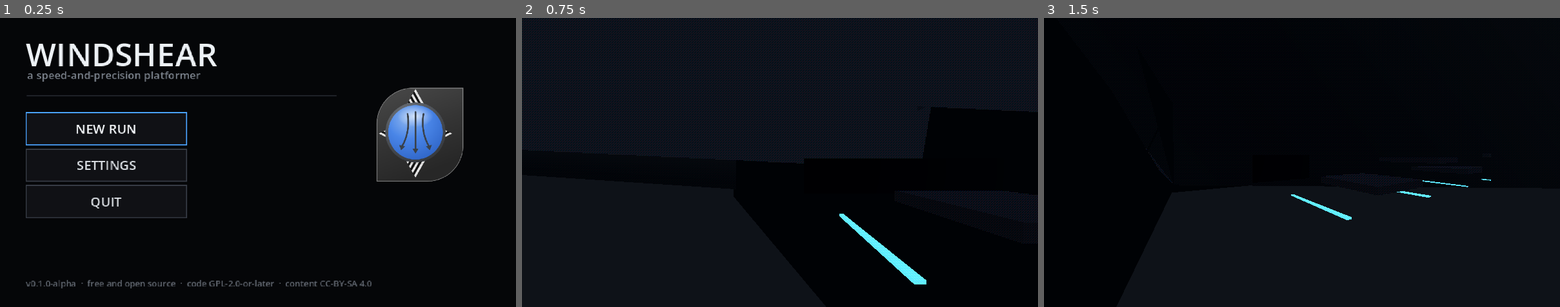
Above: before the commit, frames 1-3 (left to right).
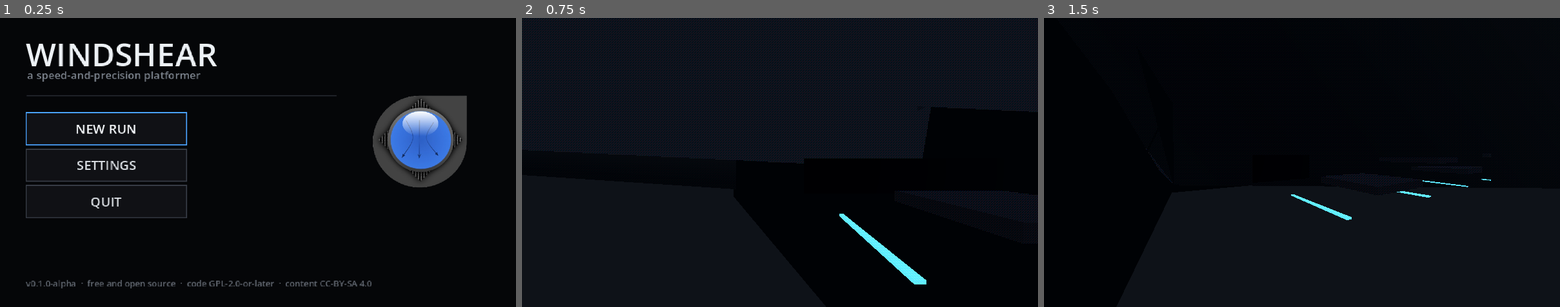
Above: after the commit, the same moments.

Repository: glossyxp-dot/windshear
Game: Godot game, scene res://ui/main_menu/main_menu.tscn
The game is run twice, just before and just after one commit, with the same random seed, the same clock (stepped at 60 frames per second) and the same inputs.
Inputs (mouse positions are in pixels of both pictures, inside the frame that each line leads up to):
- Up to frame 1 (0.25 s): no input
- Up to frame 2 (0.75 s): click "NEW RUN" at 0.5 s
- Up to frame 3 (1.5 s): tap Enter at 1.25 s; move the mouse to (1415, 148) at 1.27 s; hold D (move_right) from 1.28 s (still down); right-click (1415, 148) at 1.35 s; click (1415, 148) at 1.42 s

The runs differ from the first frame. In frame 1, 3.2% of the frame differs, in the area x 72-91%, y 24-59%; in frame 2, nothing differs; in frame 3, nothing differs.

Commit message:
WindShear: the icon is the original picture again
assets/icon.png is now the picture the designer made, copied in byte for byte from their own file. The previous PNG and the SVG were a redrawn version of it, and tools/make_icon.py was the script that drew them, so that script is gone: nothing in the project writes the icon any more.\n\nThe project icon and the menu title art now point at the PNG. The SVG went with it, because a traced copy of a painted icon is not the same picture and keeping it around would only invite the wrong one to be used by accident.\n\nThe documents say the icon is the designer's own art and that nothing regenerates it.

Diff:
--- a/assets/icon.svg
+++ /dev/null
@@ -1,297 +0,0 @@
-<svg xmlns="http://www.w3.org/2000/svg" width="512" height="512" viewBox="0 0 512 512">
-  <defs>
-    <linearGradient id="plate" x1="0" y1="0" x2="0.35" y2="1">
-      <stop offset="0" stop-color="#4a4a4a"/>
-      <stop offset="0.55" stop-color="#353535"/>
-      <stop offset="1" stop-color="#272727"/>
-    </linearGradient>
-    <radialGradient id="ring" cx="0.38" cy="0.28" r="0.85">
-      <stop offset="0" stop-color="#787d83"/>
-      <stop offset="0.55" stop-color="#4d5157"/>
-      <stop offset="1" stop-color="#2f3236"/>
-    </radialGradient>
-    <radialGradient id="glass" cx="0.36" cy="0.24" r="0.92">
-      <stop offset="0" stop-color="#8fb7ef"/>
-      <stop offset="0.42" stop-color="#4a86e8"/>
-      <stop offset="1" stop-color="#2a5fc2"/>
-    </radialGradient>
-    <radialGradient id="shine" cx="0.5" cy="0.5" r="0.5">
-      <stop offset="0" stop-color="#ffffff" stop-opacity="0.72"/>
-      <stop offset="0.7" stop-color="#dbe9ff" stop-opacity="0.25"/>
-      <stop offset="1" stop-color="#ffffff" stop-opacity="0"/>
-    </radialGradient>
-  </defs>
-  <path d="M 442 16 L 442 262 A 152 152 0 0 1 290 414 L 76 414 L 76 168 A 152 152 0 0 1 228 16 Z" fill="url(#plate)"/>
-  <path d="M 442 16 L 442 262 A 152 152 0 0 1 290 414 L 76 414 L 76 168 A 152 152 0 0 1 228 16 Z" fill="none" stroke="#cfcfcf" stroke-width="2.5" stroke-opacity="0.55" stroke-linejoin="round"/>
-  <g>
-    <polygon points="240,20 234.5,29.75 245.5,29.75" fill="#e9e9e9"/>
-    <polygon points="234.5,29.75 229,39.5 240,39.5" fill="#141414"/>
-    <polygon points="245.5,29.75 240,39.5 251,39.5" fill="#e9e9e9"/>
-    <polygon points="234.5,29.75 245.5,29.75 240,39.5" fill="#e9e9e9"/>
-    <polygon points="229,39.5 223.5,49.25 234.5,49.25" fill="#e9e9e9"/>
-    <polygon points="240,39.5 234.5,49.25 245.5,49.25" fill="#141414"/>
-    <polygon points="251,39.5 245.5,49.25 256.5,49.25" fill="#e9e9e9"/>
-    <polygon points="229,39.5 240,39.5 234.5,49.25" fill="#141414"/>
-    <polygon points="240,39.5 251,39.5 245.5,49.25" fill="#e9e9e9"/>
-    <polygon points="223.5,49.25 218,59 229,59" fill="#141414"/>
-    <polygon points="234.5,49.25 229,59 240,59" fill="#e9e9e9"/>
-    <polygon points="245.5,49.25 240,59 251,59" fill="#141414"/>
-    <polygon points="256.5,49.25 251,59 262,59" fill="#e9e9e9"/>
-    <polygon points="223.5,49.25 234.5,49.25 229,59" fill="#e9e9e9"/>
-    <polygon points="234.5,49.25 245.5,49.25 240,59" fill="#141414"/>
-    <polygon points="245.5,49.25 256.5,49.25 251,59" fill="#e9e9e9"/>
-    <polygon points="218,59 212.5,68.75 223.5,68.75" fill="#e9e9e9"/>
-    <polygon points="229,59 223.5,68.75 234.5,68.75" fill="#141414"/>
-    <polygon points="240,59 234.5,68.75 245.5,68.75" fill="#e9e9e9"/>
-    <polygon points="251,59 245.5,68.75 256.5,68.75" fill="#141414"/>
-    <polygon points="262,59 256.5,68.75 267.5,68.75" fill="#e9e9e9"/>
-    <polygon points="218,59 229,59 223.5,68.75" fill="#141414"/>
-    <polygon points="229,59 240,59 234.5,68.75" fill="#e9e9e9"/>
-    <polygon points="240,59 251,59 245.5,68.75" fill="#141414"/>
-    <polygon points="251,59 262,59 256.5,68.75" fill="#e9e9e9"/>
-    <polygon points="212.5,68.75 207,78.5 218,78.5" fill="#141414"/>
-    <polygon points="223.5,68.75 218,78.5 229,78.5" fill="#e9e9e9"/>
-    <polygon points="234.5,68.75 229,78.5 240,78.5" fill="#141414"/>
-    <polygon points="245.5,68.75 240,78.5 251,78.5" fill="#e9e9e9"/>
-    <polygon points="256.5,68.75 251,78.5 262,78.5" fill="#141414"/>
-    <polygon points="267.5,68.75 262,78.5 273,78.5" fill="#e9e9e9"/>
-    <polygon points="212.5,68.75 223.5,68.75 218,78.5" fill="#e9e9e9"/>
-    <polygon points="223.5,68.75 234.5,68.75 229,78.5" fill="#141414"/>
-    <polygon points="234.5,68.75 245.5,68.75 240,78.5" fill="#e9e9e9"/>
-    <polygon points="245.5,68.75 256.5,68.75 251,78.5" fill="#141414"/>
-    <polygon points="256.5,68.75 267.5,68.75 262,78.5" fill="#e9e9e9"/>
-    <polygon points="207,78.5 201.5,88.25 212.5,88.25" fill="#e9e9e9"/>
-    <polygon points="218,78.5 212.5,88.25 223.5,88.25" fill="#141414"/>
-    <polygon points="229,78.5 223.5,88.25 234.5,88.25" fill="#e9e9e9"/>
-    <polygon points="240,78.5 234.5,88.25 245.5,88.25" fill="#141414"/>
-    <polygon points="251,78.5 245.5,88.25 256.5,88.25" fill="#e9e9e9"/>
-    <polygon points="262,78.5 256.5,88.25 267.5,88.25" fill="#141414"/>
-    <polygon points="273,78.5 267.5,88.25 278.5,88.25" fill="#e9e9e9"/>
-    <polygon points="207,78.5 218,78.5 212.5,88.25" fill="#141414"/>
-    <polygon points="218,78.5 229,78.5 223.5,88.25" fill="#e9e9e9"/>
-    <polygon points="229,78.5 240,78.5 234.5,88.25" fill="#141414"/>
-    <polygon points="240,78.5 251,78.5 245.5,88.25" fill="#e9e9e9"/>
-    <polygon points="251,78.5 262,78.5 256.5,88.25" fill="#141414"/>
-    <polygon points="262,78.5 273,78.5 267.5,88.25" fill="#e9e9e9"/>
-    <polygon points="201.5,88.25 196,98 207,98" fill="#141414"/>
-    <polygon points="212.5,88.25 207,98 218,98" fill="#e9e9e9"/>
-    <polygon points="223.5,88.25 218,98 229,98" fill="#141414"/>
-    <polygon points="234.5,88.25 229,98 240,98" fill="#e9e9e9"/>
-    <polygon points="245.5,88.25 240,98 251,98" fill="#141414"/>
-    <polygon points="256.5,88.25 251,98 262,98" fill="#e9e9e9"/>
-    <polygon points="267.5,88.25 262,98 273,98" fill="#141414"/>
-    <polygon points="278.5,88.25 273,98 284,98" fill="#e9e9e9"/>
-    <polygon points="201.5,88.25 212.5,88.25 207,98" fill="#e9e9e9"/>
-    <polygon points="212.5,88.25 223.5,88.25 218,98" fill="#141414"/>
-    <polygon points="223.5,88.25 234.5,88.25 229,98" fill="#e9e9e9"/>
-    <polygon points="234.5,88.25 245.5,88.25 240,98" fill="#141414"/>
-    <polygon points="245.5,88.25 256.5,88.25 251,98" fill="#e9e9e9"/>
-    <polygon points="256.5,88.25 267.5,88.25 262,98" fill="#141414"/>
-    <polygon points="267.5,88.25 278.5,88.25 273,98" fill="#e9e9e9"/>
-    <polygon points="240,398 234.5,388.25 245.5,388.25" fill="#e9e9e9"/>
-    <polygon points="234.5,388.25 229,378.5 240,378.5" fill="#141414"/>
-    <polygon points="245.5,388.25 240,378.5 251,378.5" fill="#e9e9e9"/>
-    <polygon points="234.5,388.25 245.5,388.25 240,378.5" fill="#e9e9e9"/>
-    <polygon points="229,378.5 223.5,368.75 234.5,368.75" fill="#e9e9e9"/>
-    <polygon points="240,378.5 234.5,368.75 245.5,368.75" fill="#141414"/>
-    <polygon points="251,378.5 245.5,368.75 256.5,368.75" fill="#e9e9e9"/>
-    <polygon points="229,378.5 240,378.5 234.5,368.75" fill="#141414"/>
-    <polygon points="240,378.5 251,378.5 245.5,368.75" fill="#e9e9e9"/>
-    <polygon points="223.5,368.75 218,359 229,359" fill="#141414"/>
-    <polygon points="234.5,368.75 229,359 240,359" fill="#e9e9e9"/>
-    <polygon points="245.5,368.75 240,359 251,359" fill="#141414"/>
-    <polygon points="256.5,368.75 251,359 262,359" fill="#e9e9e9"/>
-    <polygon points="223.5,368.75 234.5,368.75 229,359" fill="#e9e9e9"/>
-    <polygon points="234.5,368.75 245.5,368.75 240,359" fill="#141414"/>
-    <polygon points="245.5,368.75 256.5,368.75 251,359" fill="#e9e9e9"/>
-    <polygon points="218,359 212.5,349.25 223.5,349.25" fill="#e9e9e9"/>
-    <polygon points="229,359 223.5,349.25 234.5,349.25" fill="#141414"/>
-    <polygon points="240,359 234.5,349.25 245.5,349.25" fill="#e9e9e9"/>
-    <polygon points="251,359 245.5,349.25 256.5,349.25" fill="#141414"/>
-    <polygon points="262,359 256.5,349.25 267.5,349.25" fill="#e9e9e9"/>
-    <polygon points="218,359 229,359 223.5,349.25" fill="#141414"/>
-    <polygon points="229,359 240,359 234.5,349.25" fill="#e9e9e9"/>
-    <polygon points="240,359 251,359 245.5,349.25" fill="#141414"/>
-    <polygon points="251,359 262,359 256.5,349.25" fill="#e9e9e9"/>
-    <polygon points="212.5,349.25 207,339.5 218,339.5" fill="#141414"/>
-    <polygon points="223.5,349.25 218,339.5 229,339.5" fill="#e9e9e9"/>
-    <polygon points="234.5,349.25 229,339.5 240,339.5" fill="#141414"/>
-    <polygon points="245.5,349.25 240,339.5 251,339.5" fill="#e9e9e9"/>
-    <polygon points="256.5,349.25 251,339.5 262,339.5" fill="#141414"/>
-    <polygon points="267.5,349.25 262,339.5 273,339.5" fill="#e9e9e9"/>
-    <polygon points="212.5,349.25 223.5,349.25 218,339.5" fill="#e9e9e9"/>
-    <polygon points="223.5,349.25 234.5,349.25 229,339.5" fill="#141414"/>
-    <polygon points="234.5,349.25 245.5,349.25 240,339.5" fill="#e9e9e9"/>
-    <polygon points="245.5,349.25 256.5,349.25 251,339.5" fill="#141414"/>
-    <polygon points="256.5,349.25 267.5,349.25 262,339.5" fill="#e9e9e9"/>
-    <polygon points="207,339.5 201.5,329.75 212.5,329.75" fill="#e9e9e9"/>
-    <polygon points="218,339.5 212.5,329.75 223.5,329.75" fill="#141414"/>
-    <polygon points="229,339.5 223.5,329.75 234.5,329.75" fill="#e9e9e9"/>
-    <polygon points="240,339.5 234.5,329.75 245.5,329.75" fill="#141414"/>
-    <polygon points="251,339.5 245.5,329.75 256.5,329.75" fill="#e9e9e9"/>
-    <polygon points="262,339.5 256.5,329.75 267.5,329.75" fill="#141414"/>
-    <polygon points="273,339.5 267.5,329.75 278.5,329.75" fill="#e9e9e9"/>
-    <polygon points="207,339.5 218,339.5 212.5,329.75" fill="#141414"/>
-    <polygon points="218,339.5 229,339.5 223.5,329.75" fill="#e9e9e9"/>
-    <polygon points="229,339.5 240,339.5 234.5,329.75" fill="#141414"/>
-    <polygon points="240,339.5 251,339.5 245.5,329.75" fill="#e9e9e9"/>
-    <polygon points="251,339.5 262,339.5 256.5,329.75" fill="#141414"/>
-    <polygon points="262,339.5 273,339.5 267.5,329.75" fill="#e9e9e9"/>
-    <polygon points="201.5,329.75 196,320 207,320" fill="#141414"/>
-    <polygon points="212.5,329.75 207,320 218,320" fill="#e9e9e9"/>
-    <polygon points="223.5,329.75 218,320 229,320" fill="#141414"/>
-    <polygon points="234.5,329.75 229,320 240,320" fill="#e9e9e9"/>
-    <polygon points="245.5,329.75 240,320 251,320" fill="#141414"/>
-    <polygon points="256.5,329.75 251,320 262,320" fill="#e9e9e9"/>
-    <polygon points="267.5,329.75 262,320 273,320" fill="#141414"/>
-    <polygon points="278.5,329.75 273,320 284,320" fill="#e9e9e9"/>
-    <polygon points="201.5,329.75 212.5,329.75 207,320" fill="#e9e9e9"/>
-    <polygon points="212.5,329.75 223.5,329.75 218,320" fill="#141414"/>
-    <polygon points="223.5,329.75 234.5,329.75 229,320" fill="#e9e9e9"/>
-    <polygon points="234.5,329.75 245.5,329.75 240,320" fill="#141414"/>
-    <polygon points="245.5,329.75 256.5,329.75 251,320" fill="#e9e9e9"/>
-    <polygon points="256.5,329.75 267.5,329.75 262,320" fill="#141414"/>
-    <polygon points="267.5,329.75 278.5,329.75 273,320" fill="#e9e9e9"/>
-    <polygon points="84,210 93.5,205.25 93.5,214.75" fill="#e9e9e9"/>
-    <polygon points="93.5,205.25 103,200.5 103,210" fill="#141414"/>
-    <polygon points="93.5,214.75 103,210 103,219.5" fill="#e9e9e9"/>
-    <polygon points="93.5,205.25 93.5,214.75 103,210" fill="#e9e9e9"/>
-    <polygon points="103,200.5 112.5,195.75 112.5,205.25" fill="#e9e9e9"/>
-    <polygon points="103,210 112.5,205.25 112.5,214.75" fill="#141414"/>
-    <polygon points="103,219.5 112.5,214.75 112.5,224.25" fill="#e9e9e9"/>
-    <polygon points="103,200.5 103,210 112.5,205.25" fill="#141414"/>
-    <polygon points="103,210 103,219.5 112.5,214.75" fill="#e9e9e9"/>
-    <polygon points="112.5,195.75 122,191 122,200.5" fill="#141414"/>
-    <polygon points="112.5,205.25 122,200.5 122,210" fill="#e9e9e9"/>
-    <polygon points="112.5,214.75 122,210 122,219.5" fill="#141414"/>
-    <polygon points="112.5,224.25 122,219.5 122,229" fill="#e9e9e9"/>
-    <polygon points="112.5,195.75 112.5,205.25 122,200.5" fill="#e9e9e9"/>
-    <polygon points="112.5,205.25 112.5,214.75 122,210" fill="#141414"/>
-    <polygon points="112.5,214.75 112.5,224.25 122,219.5" fill="#e9e9e9"/>
-    <polygon points="122,191 131.5,186.25 131.5,195.75" fill="#e9e9e9"/>
-    <polygon points="122,200.5 131.5,195.75 131.5,205.25" fill="#141414"/>
-    <polygon points="122,210 131.5,205.25 131.5,214.75" fill="#e9e9e9"/>
-    <polygon points="122,219.5 131.5,214.75 131.5,224.25" fill="#141414"/>
-    <polygon points="122,229 131.5,224.25 131.5,233.75" fill="#e9e9e9"/>
-    <polygon points="122,191 122,200.5 131.5,195.75" fill="#141414"/>
-    <polygon points="122,200.5 122,210 131.5,205.25" fill="#e9e9e9"/>
-    <polygon points="122,210 122,219.5 131.5,214.75" fill="#141414"/>
-    <polygon points="122,219.5 122,229 131.5,224.25" fill="#e9e9e9"/>
-    <polygon points="131.5,186.25 141,181.5 141,191" fill="#141414"/>
-    <polygon points="131.5,195.75 141,191 141,200.5" fill="#e9e9e9"/>
-    <polygon points="131.5,205.25 141,200.5 141,210" fill="#141414"/>
-    <polygon points="131.5,214.75 141,210 141,219.5" fill="#e9e9e9"/>
-    <polygon points="131.5,224.25 141,219.5 141,229" fill="#141414"/>
-    <polygon points="131.5,233.75 141,229 141,238.5" fill="#e9e9e9"/>
-    <polygon points="131.5,186.25 131.5,195.75 141,191" fill="#e9e9e9"/>
-    <polygon points="131.5,195.75 131.5,205.25 141,200.5" fill="#141414"/>
-    <polygon points="131.5,205.25 131.5,214.75 141,210" fill="#e9e9e9"/>
-    <polygon points="131.5,214.75 131.5,224.25 141,219.5" fill="#141414"/>
-    <polygon points="131.5,224.25 131.5,233.75 141,229" fill="#e9e9e9"/>
-    <polygon points="141,181.5 150.5,176.75 150.5,186.25" fill="#e9e9e9"/>
-    <polygon points="141,191 150.5,186.25 150.5,195.75" fill="#141414"/>
-    <polygon points="141,200.5 150.5,195.75 150.5,205.25" fill="#e9e9e9"/>
-    <polygon points="141,210 150.5,205.25 150.5,214.75" fill="#141414"/>
-    <polygon points="141,219.5 150.5,214.75 150.5,224.25" fill="#e9e9e9"/>
-    <polygon points="141,229 150.5,224.25 150.5,233.75" fill="#141414"/>
-    <polygon points="141,238.5 150.5,233.75 150.5,243.25" fill="#e9e9e9"/>
-    <polygon points="141,181.5 141,191 150.5,186.25" fill="#141414"/>
-    <polygon points="141,191 141,200.5 150.5,195.75" fill="#e9e9e9"/>
-    <polygon points="141,200.5 141,210 150.5,205.25" fill="#141414"/>
-    <polygon points="141,210 141,219.5 150.5,214.75" fill="#e9e9e9"/>
-    <polygon points="141,219.5 141,229 150.5,224.25" fill="#141414"/>
-    <polygon points="141,229 141,238.5 150.5,233.75" fill="#e9e9e9"/>
-    <polygon points="150.5,176.75 160,172 160,181.5" fill="#141414"/>
-    <polygon points="150.5,186.25 160,181.5 160,191" fill="#e9e9e9"/>
-    <polygon points="150.5,195.75 160,191 160,200.5" fill="#141414"/>
-    <polygon points="150.5,205.25 160,200.5 160,210" fill="#e9e9e9"/>
-    <polygon points="150.5,214.75 160,210 160,219.5" fill="#141414"/>
-    <polygon points="150.5,224.25 160,219.5 160,229" fill="#e9e9e9"/>
-    <polygon points="150.5,233.75 160,229 160,238.5" fill="#141414"/>
-    <polygon points="150.5,243.25 160,238.5 160,248" fill="#e9e9e9"/>
-    <polygon points="150.5,176.75 150.5,186.25 160,181.5" fill="#e9e9e9"/>
-    <polygon points="150.5,186.25 150.5,195.75 160,191" fill="#141414"/>
-    <polygon points="150.5,195.75 150.5,205.25 160,200.5" fill="#e9e9e9"/>
-    <polygon points="150.5,205.25 150.5,214.75 160,210" fill="#141414"/>
-    <polygon points="150.5,214.75 150.5,224.25 160,219.5" fill="#e9e9e9"/>
-    <polygon points="150.5,224.25 150.5,233.75 160,229" fill="#141414"/>
-    <polygon points="150.5,233.75 150.5,243.25 160,238.5" fill="#e9e9e9"/>
-    <polygon points="396,210 386.5,205.25 386.5,214.75" fill="#e9e9e9"/>
-    <polygon points="386.5,205.25 377,200.5 377,210" fill="#141414"/>
-    <polygon points="386.5,214.75 377,210 377,219.5" fill="#e9e9e9"/>
-    <polygon points="386.5,205.25 386.5,214.75 377,210" fill="#e9e9e9"/>
-    <polygon points="377,200.5 367.5,195.75 367.5,205.25" fill="#e9e9e9"/>
-    <polygon points="377,210 367.5,205.25 367.5,214.75" fill="#141414"/>
-    <polygon points="377,219.5 367.5,214.75 367.5,224.25" fill="#e9e9e9"/>
-    <polygon points="377,200.5 377,210 367.5,205.25" fill="#141414"/>
-    <polygon points="377,210 377,219.5 367.5,214.75" fill="#e9e9e9"/>
-    <polygon points="367.5,195.75 358,191 358,200.5" fill="#141414"/>
-    <polygon points="367.5,205.25 358,200.5 358,210" fill="#e9e9e9"/>
-    <polygon points="367.5,214.75 358,210 358,219.5" fill="#141414"/>
-    <polygon points="367.5,224.25 358,219.5 358,229" fill="#e9e9e9"/>
-    <polygon points="367.5,195.75 367.5,205.25 358,200.5" fill="#e9e9e9"/>
-    <polygon points="367.5,205.25 367.5,214.75 358,210" fill="#141414"/>
-    <polygon points="367.5,214.75 367.5,224.25 358,219.5" fill="#e9e9e9"/>
-    <polygon points="358,191 348.5,186.25 348.5,195.75" fill="#e9e9e9"/>
-    <polygon points="358,200.5 348.5,195.75 348.5,205.25" fill="#141414"/>
-    <polygon points="358,210 348.5,205.25 348.5,214.75" fill="#e9e9e9"/>
-    <polygon points="358,219.5 348.5,214.75 348.5,224.25" fill="#141414"/>
-    <polygon points="358,229 348.5,224.25 348.5,233.75" fill="#e9e9e9"/>
-    <polygon points="358,191 358,200.5 348.5,195.75" fill="#141414"/>
-    <polygon points="358,200.5 358,210 348.5,205.25" fill="#e9e9e9"/>
-    <polygon points="358,210 358,219.5 348.5,214.75" fill="#141414"/>
-    <polygon points="358,219.5 358,229 348.5,224.25" fill="#e9e9e9"/>
-    <polygon points="348.5,186.25 339,181.5 339,191" fill="#141414"/>
-    <polygon points="348.5,195.75 339,191 339,200.5" fill="#e9e9e9"/>
-    <polygon points="348.5,205.25 339,200.5 339,210" fill="#141414"/>
-    <polygon points="348.5,214.75 339,210 339,219.5" fill="#e9e9e9"/>
-    <polygon points="348.5,224.25 339,219.5 339,229" fill="#141414"/>
-    <polygon points="348.5,233.75 339,229 339,238.5" fill="#e9e9e9"/>
-    <polygon points="348.5,186.25 348.5,195.75 339,191" fill="#e9e9e9"/>
-    <polygon points="348.5,195.75 348.5,205.25 339,200.5" fill="#141414"/>
-    <polygon points="348.5,205.25 348.5,214.75 339,210" fill="#e9e9e9"/>
-    <polygon points="348.5,214.75 348.5,224.25 339,219.5" fill="#141414"/>
-    <polygon points="348.5,224.25 348.5,233.75 339,229" fill="#e9e9e9"/>
-    <polygon points="339,181.5 329.5,176.75 329.5,186.25" fill="#e9e9e9"/>
-    <polygon points="339,191 329.5,186.25 329.5,195.75" fill="#141414"/>
-    <polygon points="339,200.5 329.5,195.75 329.5,205.25" fill="#e9e9e9"/>
-    <polygon points="339,210 329.5,205.25 329.5,214.75" fill="#141414"/>
-    <polygon points="339,219.5 329.5,214.75 329.5,224.25" fill="#e9e9e9"/>
-    <polygon points="339,229 329.5,224.25 329.5,233.75" fill="#141414"/>
-    <polygon points="339,238.5 329.5,233.75 329.5,243.25" fill="#e9e9e9"/>
-    <polygon points="339,181.5 339,191 329.5,186.25" fill="#141414"/>
-    <polygon points="339,191 339,200.5 329.5,195.75" fill="#e9e9e9"/>
-    <polygon points="339,200.5 339,210 329.5,205.25" fill="#141414"/>
-    <polygon points="339,210 339,219.5 329.5,214.75" fill="#e9e9e9"/>
-    <polygon points="339,219.5 339,229 329.5,224.25" fill="#141414"/>
-    <polygon points="339,229 339,238.5 329.5,233.75" fill="#e9e9e9"/>
-    <polygon points="329.5,176.75 320,172 320,181.5" fill="#141414"/>
-    <polygon points="329.5,186.25 320,181.5 320,191" fill="#e9e9e9"/>
-    <polygon points="329.5,195.75 320,191 320,200.5" fill="#141414"/>
-    <polygon points="329.5,205.25 320,200.5 320,210" fill="#e9e9e9"/>
-    <polygon points="329.5,214.75 320,210 320,219.5" fill="#141414"/>
-    <polygon points="329.5,224.25 320,219.5 320,229" fill="#e9e9e9"/>
-    <polygon points="329.5,233.75 320,229 320,238.5" fill="#141414"/>
-    <polygon points="329.5,243.25 320,238.5 320,248" fill="#e9e9e9"/>
-    <polygon points="329.5,176.75 329.5,186.25 320,181.5" fill="#e9e9e9"/>
-    <polygon points="329.5,186.25 329.5,195.75 320,191" fill="#141414"/>
-    <polygon points="329.5,195.75 329.5,205.25 320,200.5" fill="#e9e9e9"/>
-    <polygon points="329.5,205.25 329.5,214.75 320,210" fill="#141414"/>
-    <polygon points="329.5,214.75 329.5,224.25 320,219.5" fill="#e9e9e9"/>
-    <polygon points="329.5,224.25 329.5,233.75 320,229" fill="#141414"/>
-    <polygon points="329.5,233.75 329.5,243.25 320,238.5" fill="#e9e9e9"/>
-  </g>
-  <circle cx="240" cy="205" r="128" fill="url(#ring)"/>
-  <circle cx="240" cy="205" r="116" fill="url(#glass)"/>
-  <ellipse cx="240" cy="136" rx="76" ry="46" fill="url(#shine)"/>
-  <g fill="none" stroke="#39414a" stroke-width="7" stroke-linecap="round">
-    <path d="M 240 118 L 240 278"/>
-    <path d="M 206 126 C 214 176, 206 224, 184 262"/>
-    <path d="M 274 126 C 266 176, 274 224, 296 262"/>
-  </g>
-  <g fill="#39414a">
-    <polygon points="240,296 227,274 253,274" fill="#39414a"/>
-    <polygon points="179,281 170,258 196,265" fill="#39414a"/>
-    <polygon points="301,281 310,258 284,265" fill="#39414a"/>
-  </g>
-</svg>
--- a/project.godot
+++ b/project.godot
@@ -22,7 +22,7 @@
 config/features=PackedStringArray("4.7", "GL Compatibility")
 boot_splash/bg_color=Color(0, 0, 0, 1)
 boot_splash/show_image=false
-config/icon="res://assets/icon.svg"
+config/icon="res://assets/icon.png"
 
 [autoload]
 
--- a/ui/main_menu/main_menu.tscn
+++ b/ui/main_menu/main_menu.tscn
@@ -2,7 +2,7 @@
 
 [ext_resource type="Script" path="res://ui/main_menu/main_menu.gd" id="1_menu"]
 [ext_resource type="Theme" path="res://ui/theme/windshear_theme.tres" id="2_theme"]
-[ext_resource type="Texture2D" path="res://assets/icon.svg" id="3_icon"]
+[ext_resource type="Texture2D" path="res://assets/icon.png" id="3_icon"]
 
 [node name="MainMenu" type="Control"]
 layout_mode = 3
Binary file changed: assets/icon.png
Not shown, removed: assets/icon.svg.import
Not shown, changed: docs/AUTHORING.md
Not shown, changed: docs/BUILDING.md
